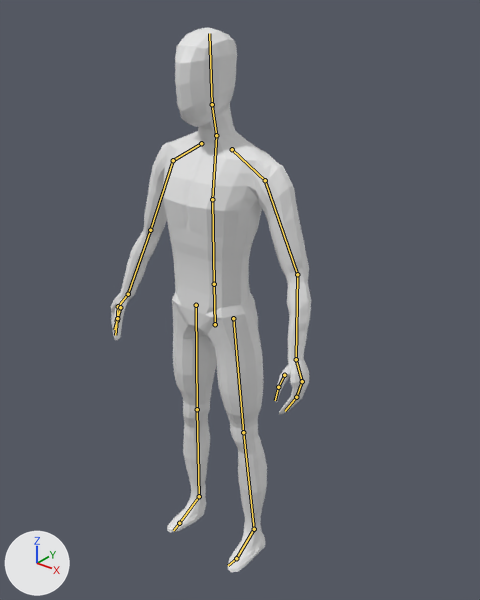
A saved change to the Blender file person.blend.
One viewpoint serves both versions: a camera (50 mm lens) standing at (1.37, -1.572, 2.086) and looking at (0.086, 0.034, 1.09). Arrows for +X, +Y and +Z are at lower left; the lights stay in place. Both versions are drawn at the pose saved in each file; the numbers are the values there. The bones that bend it are drawn over the model as lines.

In view in the first picture: 'FullBody'.
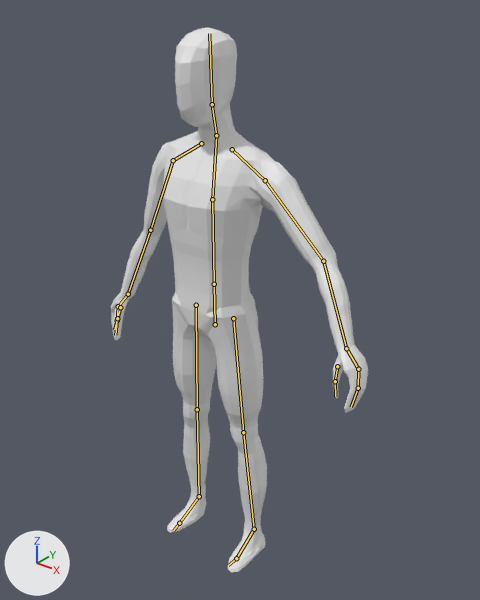
Where the change shows, as pixel boxes [x1, y1, x2, y2] in the pictures (480 x 600 px):
'FullBody', posed (28% wider): before [111, 27, 311, 572]; after [111, 27, 368, 572]
bone 'UpperArm.L', root to tip: before (265, 180) to (297, 274); after (265, 180) to (323, 261)

What the commit changed:
Bone 'UpperArm.L' (bone_upperarm_l) turns from (0, 0, 0) to (3, 7, 24) degrees about its own x, y and z.
